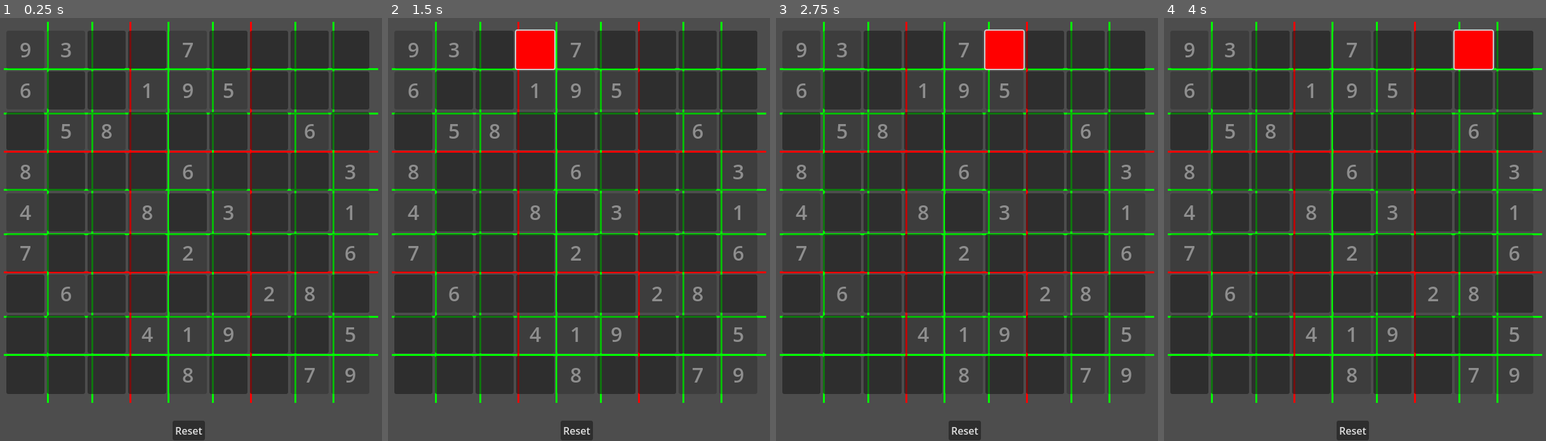
Above: before the commit, frames 1-4 (left to right).
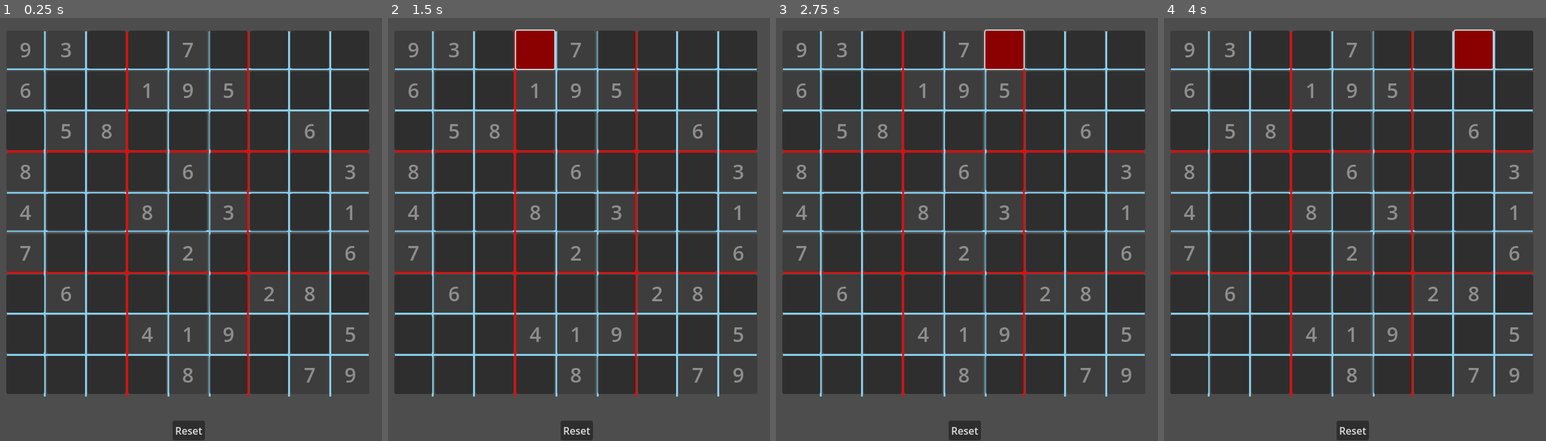
Above: after the commit, the same moments.

Repository: Ercan-Ozturk/sudokuapp
Game: Godot game, scene res://sudoku.tscn
The game is run twice, just before and just after one commit, with the same random seed, the same clock (stepped at 60 frames per second) and the same inputs.
Inputs (mouse positions are in pixels of both pictures, inside the frame that each line leads up to):
- Up to frame 1 (0.25 s): no input
- Up to frame 2 (1.5 s): click (494, 51) at 0.52 s; click (536, 51) at 1.27 s
- Up to frame 3 (2.75 s): click (1005, 51) at 2.02 s
- Up to frame 4 (4 s): click (1431, 51) at 2.77 s; click (1473, 51) at 3.52 s

The runs differ from the first frame. In frame 1, 11% of the frame differs, in the area x 0-100%, y 0-91%; in frame 2, 11%; in frame 3, 11%; in frame 4, 11%.

Commit message:
UI fixes and grid line improvement

Diff:
--- a/sudoku.gd
+++ b/sudoku.gd
@@ -30,7 +30,7 @@
 	if isInit:
 		button.disabled = true
 	var styling = StyleBoxFlat.new()
-	styling.bg_color = Color("red")
+	styling.bg_color = Color("dark_red")
 	button.add_theme_stylebox_override("hover", styling)
 	#button.remove_theme_stylebox_override("normal")
 	#button.set("custom_styles/normal",styling)
@@ -97,28 +97,29 @@
 	populateGrid()
 
 func _draw():
-	const START_X = 70
+	const START_X = 75
+	const END_X = 645
 	const START_Y = 65
 	const OFFSET = 10
 	const BUTTON_SIZE = 60
-	const VERTICAL_START = 60
-	draw_line(Vector2(START_X, START_Y + BUTTON_SIZE+OFFSET), Vector2(660, START_Y + BUTTON_SIZE + OFFSET), Color.GREEN, 3.0)
-	draw_line(Vector2(START_X, START_Y + BUTTON_SIZE*2 + OFFSET*2), Vector2(660, START_Y + BUTTON_SIZE*2 + OFFSET*2), Color.GREEN, 3.0)
-	draw_line(Vector2(START_X, START_Y + BUTTON_SIZE*3 + OFFSET*2), Vector2(660, START_Y + BUTTON_SIZE*3 + OFFSET*2), Color.RED, 3.0)
-	draw_line(Vector2(START_X, START_Y + BUTTON_SIZE*4 + OFFSET*2), Vector2(660, START_Y + BUTTON_SIZE*4 + OFFSET*2), Color.GREEN, 3.0)
-	draw_line(Vector2(START_X, START_Y + BUTTON_SIZE*5 + OFFSET*3), Vector2(660, START_Y + BUTTON_SIZE*5 + OFFSET*3), Color.GREEN, 3.0)
-	draw_line(Vector2(START_X, START_Y + BUTTON_SIZE*6 + OFFSET*3), Vector2(660, START_Y + BUTTON_SIZE*6 + OFFSET*3), Color.RED, 3.0)
-	draw_line(Vector2(START_X, START_Y + BUTTON_SIZE*7 + OFFSET*4), Vector2(660, START_Y + BUTTON_SIZE*7 + OFFSET*4), Color.GREEN, 3.0)
-	draw_line(Vector2(START_X, START_Y + BUTTON_SIZE*8 + OFFSET*4), Vector2(660, START_Y + BUTTON_SIZE*8 + OFFSET*4), Color.GREEN, 3.0)
+	const VERTICAL_START = 75
+	draw_line(Vector2(START_X, START_Y + BUTTON_SIZE+OFFSET), Vector2(END_X, START_Y + BUTTON_SIZE + OFFSET), Color.SKY_BLUE, 3.0)
+	draw_line(Vector2(START_X, START_Y + BUTTON_SIZE*2 + OFFSET*1.5), Vector2(END_X, START_Y + BUTTON_SIZE*2 + OFFSET*1.5), Color.SKY_BLUE, 3.0)
+	draw_line(Vector2(START_X, START_Y + BUTTON_SIZE*3 + OFFSET*2), Vector2(END_X, START_Y + BUTTON_SIZE*3 + OFFSET*2), Color.RED, 3.0)
+	draw_line(Vector2(START_X, START_Y + BUTTON_SIZE*4 + OFFSET*2.5), Vector2(END_X, START_Y + BUTTON_SIZE*4 + OFFSET*2.5), Color.SKY_BLUE, 3.0)
+	draw_line(Vector2(START_X, START_Y + BUTTON_SIZE*5 + OFFSET*2.5), Vector2(END_X, START_Y + BUTTON_SIZE*5 + OFFSET*2.5), Color.SKY_BLUE, 3.0)
+	draw_line(Vector2(START_X, START_Y + BUTTON_SIZE*6 + OFFSET*3), Vector2(END_X, START_Y + BUTTON_SIZE*6 + OFFSET*3), Color.RED, 3.0)
+	draw_line(Vector2(START_X, START_Y + BUTTON_SIZE*7 + OFFSET*3.5), Vector2(END_X, START_Y + BUTTON_SIZE*7 + OFFSET*3.5), Color.SKY_BLUE, 3.0)
+	draw_line(Vector2(START_X, START_Y + BUTTON_SIZE*8 + OFFSET*4), Vector2(END_X, START_Y + BUTTON_SIZE*8 + OFFSET*4), Color.SKY_BLUE, 3.0)
 
-	draw_line(Vector2(START_X + BUTTON_SIZE+OFFSET, VERTICAL_START), Vector2(START_X + BUTTON_SIZE + OFFSET, 660), Color.GREEN, 3.0)
-	draw_line(Vector2(START_X + BUTTON_SIZE*2 + OFFSET*2, VERTICAL_START), Vector2(START_X + BUTTON_SIZE*2 + OFFSET*2, 660), Color.GREEN, 3.0)
-	draw_line(Vector2(START_X + BUTTON_SIZE*3 + OFFSET*2, VERTICAL_START), Vector2(START_X + BUTTON_SIZE*3 + OFFSET*2, 660), Color.RED, 3.0)
-	draw_line(Vector2(START_X + BUTTON_SIZE*4 + OFFSET*2, VERTICAL_START), Vector2(START_X + BUTTON_SIZE*4 + OFFSET*2, 660), Color.GREEN, 3.0)
-	draw_line(Vector2(START_X + BUTTON_SIZE*5 + OFFSET*3, VERTICAL_START), Vector2(START_X + BUTTON_SIZE*5 + OFFSET*3, 660), Color.GREEN, 3.0)
-	draw_line(Vector2(START_X + BUTTON_SIZE*6 + OFFSET*3, VERTICAL_START), Vector2(START_X + BUTTON_SIZE*6 + OFFSET*3, 660), Color.RED, 3.0)
-	draw_line(Vector2(START_X + BUTTON_SIZE*7 + OFFSET*4, VERTICAL_START), Vector2(START_X + BUTTON_SIZE*7 + OFFSET*4, 660), Color.GREEN, 3.0)
-	draw_line(Vector2(START_X + BUTTON_SIZE*8 + OFFSET*4, VERTICAL_START), Vector2(START_X + BUTTON_SIZE*8 + OFFSET*4, 660), Color.GREEN, 3.0)
+	draw_line(Vector2(START_X + BUTTON_SIZE, VERTICAL_START), Vector2(START_X + BUTTON_SIZE, 650), Color.SKY_BLUE, 3.0)
+	draw_line(Vector2(START_X + BUTTON_SIZE*2 + OFFSET/2, VERTICAL_START), Vector2(START_X + BUTTON_SIZE*2 + OFFSET/2, 650), Color.SKY_BLUE, 3.0)
+	draw_line(Vector2(START_X + BUTTON_SIZE*3 + OFFSET, VERTICAL_START), Vector2(START_X + BUTTON_SIZE*3 + OFFSET, 650), Color.RED, 3.0)
+	draw_line(Vector2(START_X + BUTTON_SIZE*4 + OFFSET*1.5, VERTICAL_START), Vector2(START_X + BUTTON_SIZE*4 + OFFSET*1.5, 650), Color.SKY_BLUE, 3.0)
+	draw_line(Vector2(START_X + BUTTON_SIZE*5 + OFFSET*2, VERTICAL_START), Vector2(START_X + BUTTON_SIZE*5 + OFFSET*2, 650), Color.SKY_BLUE, 3.0)
+	draw_line(Vector2(START_X + BUTTON_SIZE*6 + OFFSET*2, VERTICAL_START), Vector2(START_X + BUTTON_SIZE*6 + OFFSET*2, 650), Color.RED, 3.0)
+	draw_line(Vector2(START_X + BUTTON_SIZE*7 + OFFSET*2.5, VERTICAL_START), Vector2(START_X + BUTTON_SIZE*7 + OFFSET*2.5, 650), Color.SKY_BLUE, 3.0)
+	draw_line(Vector2(START_X + BUTTON_SIZE*8 + OFFSET*3, VERTICAL_START), Vector2(START_X + BUTTON_SIZE*8 + OFFSET*3, 650), Color.SKY_BLUE, 3.0)
 func inputProcess(val):
 	if selectedButton:
 		if checkIfValid(selectedButton.x, selectedButton.y, val):
